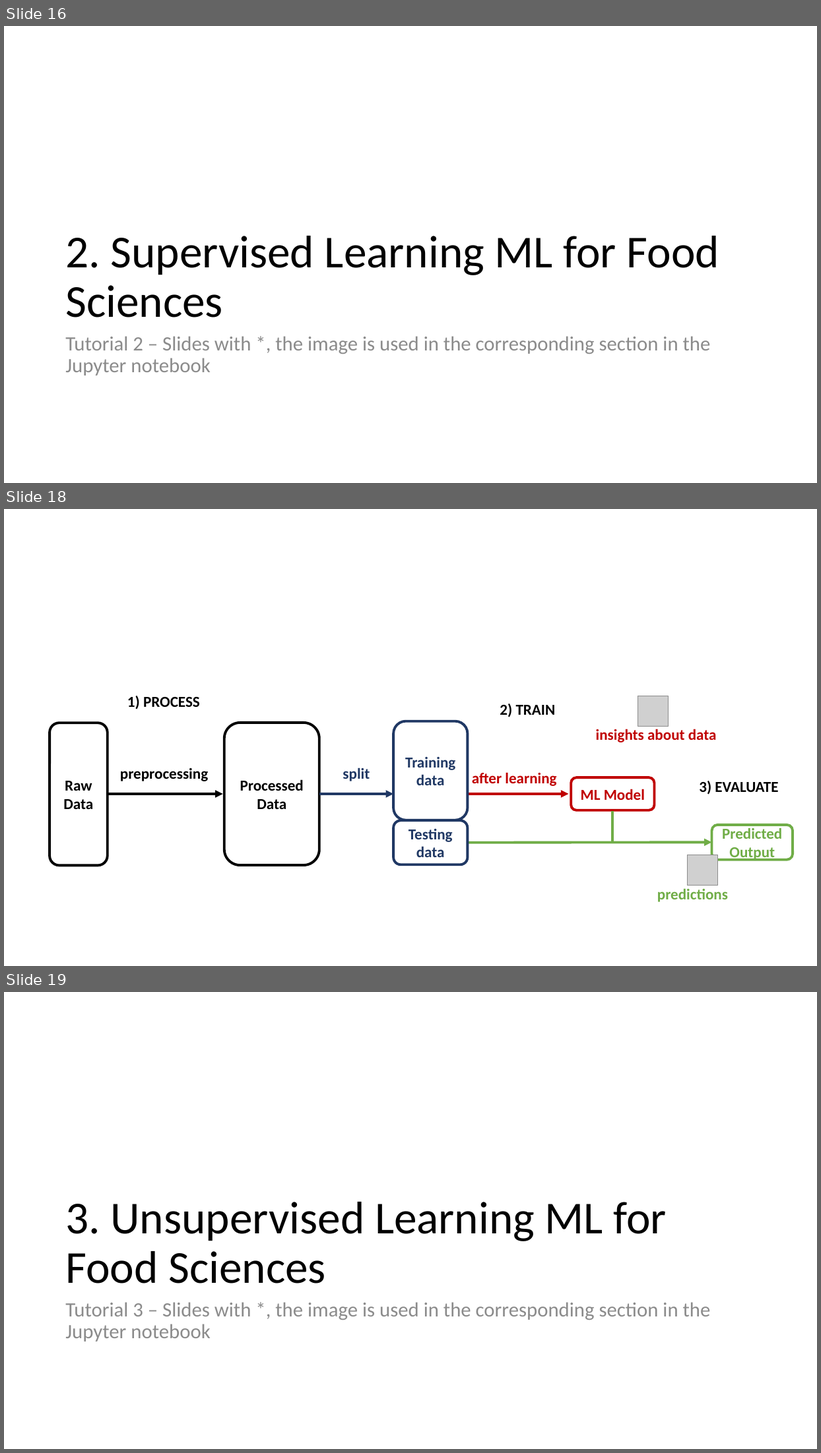
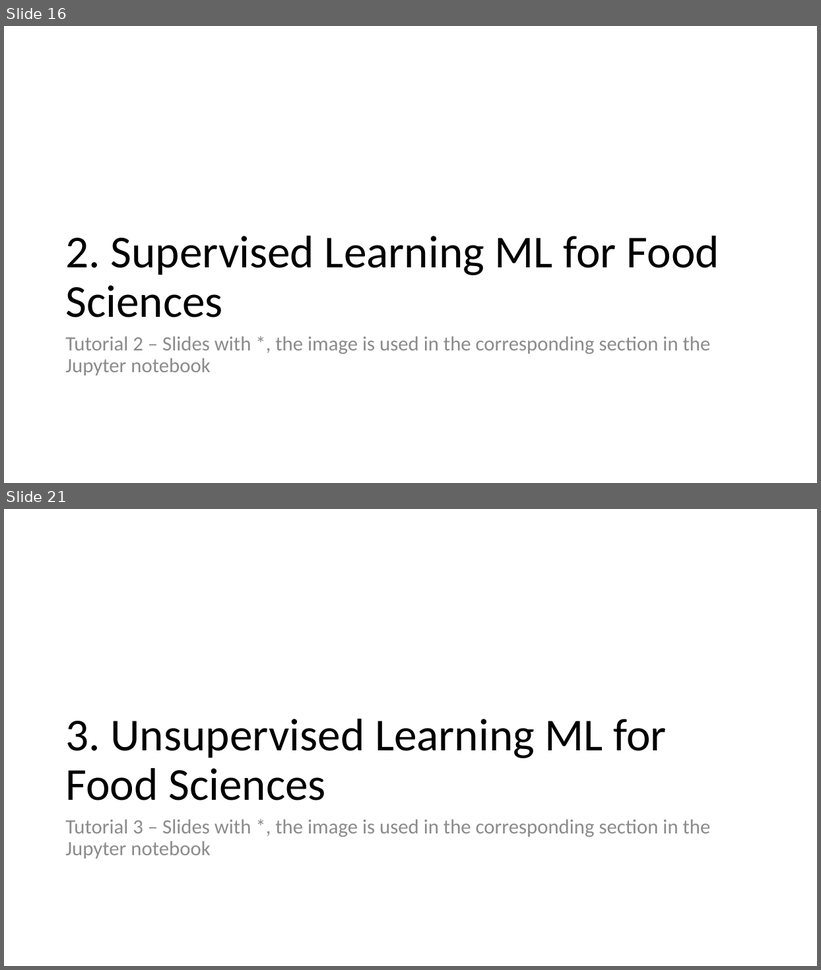
Before and after one commit to fsb-edu/ML4Food, a slide deck: images/Graphics of ML4Food.pptx. Shown one above the other, each under a label of ours: slides 16, 18 and 19 before the commit, slides 16 and 21 after it; the slides between them are not shown. The pictures are 821x1453 and 821x970 pixels, drawn with LibreOffice and Linux fonts; fonts in the diff are those of the drawing; grey boxes stand for pictures. Boxes give left, top, right and bottom in pixels: in the first picture for what was removed or moved away, otherwise in the second. Text is boxed around its words. In the diff, an @@ line names an element or a change of style, - is before the commit and + after.

Commit message:
mod 2, intro, training done

```diff
--- a/images/Graphics of ML4Food.pptx
+++ b/images/Graphics of ML4Food.pptx
@@ slide 18 removed at box(4, 509, 817, 966), background #FFFFFF @@
@@ group removed at box(50, 696, 793, 902): 7 rounded rectangles, 7 texts, 4 arrows, 2 pictures, 1 line @@
-Predicted Output
-after learning
-ML Model
-Raw
-Data
-preprocessing
-Processed
-Data
-Testing data
-Training data
-split
-1) PROCESS
-2) TRAIN
-3) EVALUATE
-insights about data
-predictions
@@ what was slide 19 is now slide 21 @@
```
Also in this commit, not shown: 1 slide changed, 3 slides added, 7 other files.
